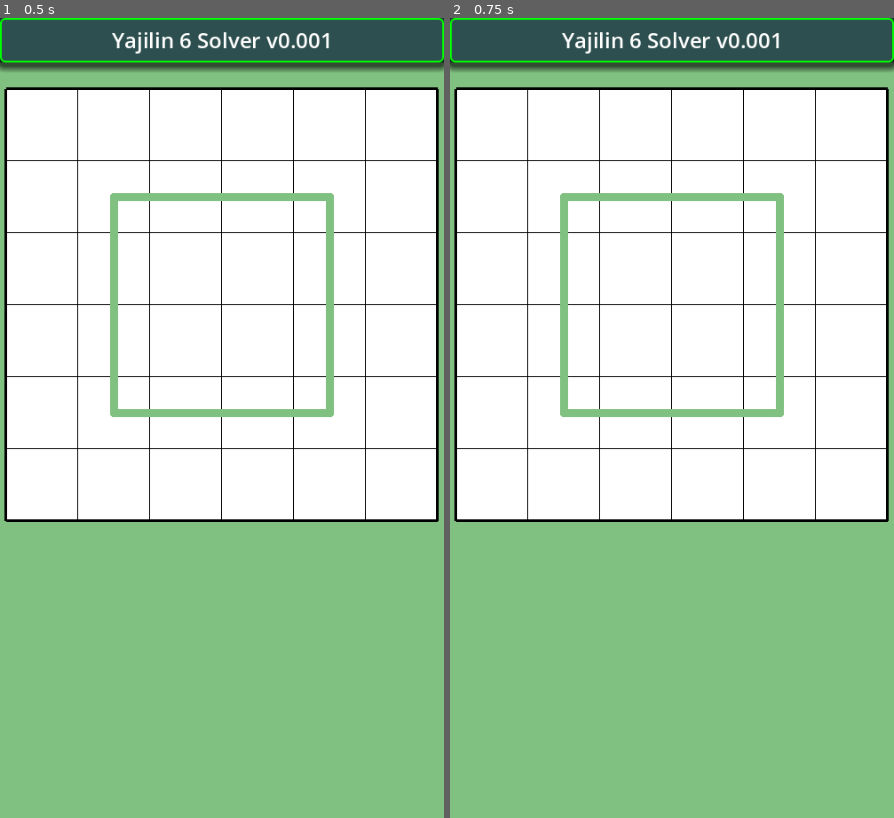
Above: before the commit, frames 1-2 (left to right).
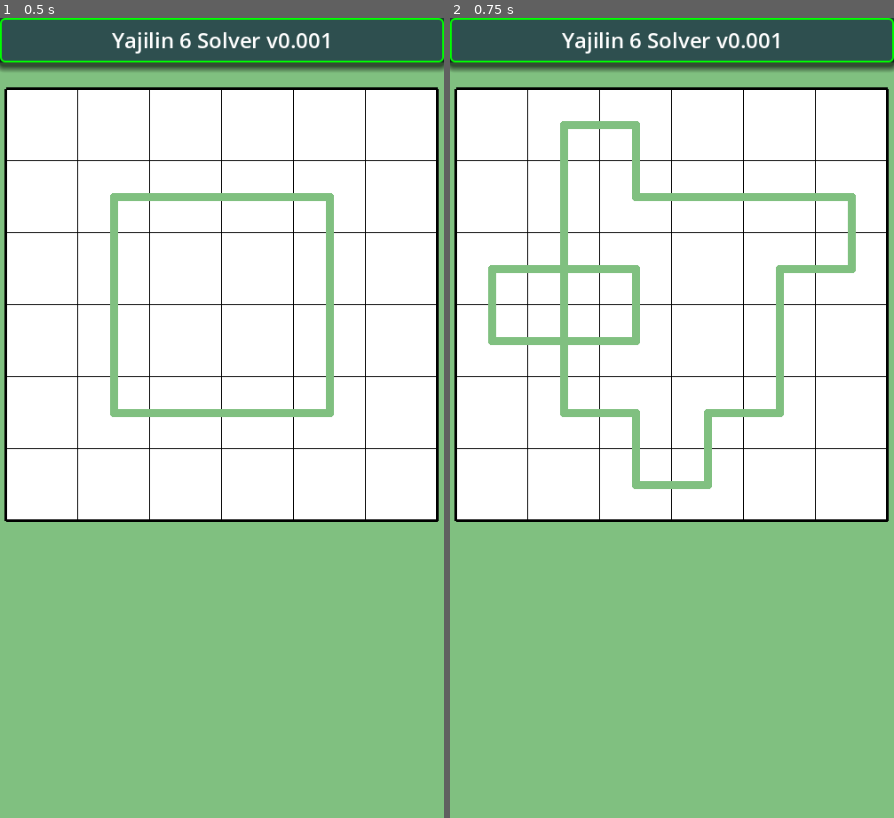
Above: after the commit, the same moments.

Repository: vivisuke/Yajilin6Solver
Game: Godot game, scene res://main.tscn
The game is run twice, just before and just after one commit, with the same random seed, the same clock (stepped at 60 frames per second) and the same inputs.
Inputs (mouse positions are in pixels of both pictures, inside the frame that each line leads up to):
- Up to frame 1 (0.5 s): no input
- Up to frame 2 (0.75 s): tap Enter at 0.5 s; move the mouse to (769, 378) at 0.52 s; click (769, 378) at 0.67 s

Frame 1 is identical in both runs. In frame 2, 2.8% of the frame differs, in the area x 8-92%, y 12-59%.

Commit message:
0010 ◎ C 02/15 02/15 0.001│ToDo│２つの線分を上下左右ひとつずらす関数実装

Diff:
--- a/Yajilin6Solver/classes/Board6x6.gd
+++ b/Yajilin6Solver/classes/Board6x6.gd
@@ -20,8 +20,9 @@
 var ary_board = []
 
 func xyToIX(x, y):		# x, y: [0, N_HORZ)
-	return x + (y+1) * ARY_HEIGHT
-
+	return x + (y+1) * ARY_WIDTH
+func is_line(ix) -> bool:
+	return ary_board[ix] > 0
 func _init():
 	ary_board.resize(ARY_SIZE)
 	make_loop()
@@ -50,7 +51,54 @@
 	ary_board[xyToIX(2, 4)] = LINE_LEFT | LINE_RIGHT
 	ary_board[xyToIX(3, 4)] = LINE_LEFT | LINE_RIGHT
 	ary_board[xyToIX(4, 4)] = LINE_LEFT | LINE_UP
-
+# ２セル縦方向ラインを右に１セルずらす
+# 前提：ary_board[ix] は空欄
+func move_line2_right(ix) -> bool:
+	#print("ix = ", ix)
+	#print(ary_board[ix+ARY_WIDTH], " ", ary_board[ix-1], " ", ary_board[ix+ARY_WIDTH-1])
+	if ary_board[ix+ARY_WIDTH] != EMPTY || !is_line(ix-1) || !is_line(ix+ARY_WIDTH-1):
+		return false
+	ary_board[ix] = LINE_LEFT | LINE_DOWN
+	ary_board[ix+ARY_WIDTH] = LINE_LEFT | LINE_UP
+	ary_board[ix-1] ^= LINE_RIGHT | LINE_DOWN
+	ary_board[ix+ARY_WIDTH-1] ^= LINE_RIGHT | LINE_UP
+	return true
+# ２セル縦方向ラインを左に１セルずらす
+# 前提：ary_board[ix] は空欄
+func move_line2_left(ix) -> bool:
+	if ary_board[ix+ARY_WIDTH] != EMPTY || !is_line(ix+1) || !is_line(ix+ARY_WIDTH+1):
+		return false
+	ary_board[ix] = LINE_RIGHT | LINE_DOWN
+	ary_board[ix+ARY_WIDTH] = LINE_RIGHT | LINE_UP
+	ary_board[ix+1] ^= LINE_LEFT | LINE_DOWN
+	ary_board[ix+ARY_WIDTH+1] ^= LINE_LEFT | LINE_UP
+	return true
+# ２セル縦方向ラインを上に１セルずらす
+# 前提：ary_board[ix] は空欄
+func move_line2_up(ix) -> bool:
+	if ary_board[ix+1] != EMPTY || !is_line(ix+ARY_WIDTH) || !is_line(ix+ARY_WIDTH+1):
+		return false
+	ary_board[ix] = LINE_RIGHT | LINE_DOWN
+	ary_board[ix+1] = LINE_LEFT | LINE_DOWN
+	ary_board[ix+ARY_WIDTH] ^= LINE_RIGHT | LINE_UP
+	ary_board[ix+ARY_WIDTH+1] ^= LINE_LEFT | LINE_UP
+	return true
+# ２セル縦方向ラインを下に１セルずらす
+# 前提：ary_board[ix] は空欄
+func move_line2_down(ix) -> bool:
+	if ary_board[ix+1] != EMPTY || !is_line(ix-ARY_WIDTH) || !is_line(ix-ARY_WIDTH+1):
+		return false
+	ary_board[ix] = LINE_RIGHT | LINE_UP
+	ary_board[ix+1] = LINE_LEFT | LINE_UP
+	ary_board[ix-ARY_WIDTH] ^= LINE_RIGHT | LINE_DOWN
+	ary_board[ix-ARY_WIDTH+1] ^= LINE_LEFT | LINE_DOWN
+	return true
+func move_line():
+	move_line2_up(xyToIX(1, 0))
+	move_line2_down(xyToIX(2, 5))
+	move_line2_left(xyToIX(0, 2))
+	move_line2_right(xyToIX(5, 1))
+	move_line2_right(xyToIX(2, 2))
 # Called when the node enters the scene tree for the first time.
 func _ready():
 	pass # Replace with function body.
--- a/Yajilin6Solver/scripts/LineLayer.gd
+++ b/Yajilin6Solver/scripts/LineLayer.gd
@@ -26,7 +26,7 @@
 @export var ary_board = []
 
 func xyToIX(x, y):		# x, y: [0, N_HORZ)
-	return x + (y+1) * ARY_HEIGHT
+	return x + (y+1) * ARY_WIDTH
 
 func _draw():
 	if !ary_board.is_empty():
--- a/Yajilin6Solver/scripts/main.gd
+++ b/Yajilin6Solver/scripts/main.gd
@@ -9,6 +9,10 @@
 	$Board/LineLayer.queue_redraw()
 	pass # Replace with function body.
 
+func _input(event):
+	if event is InputEventMouseButton && event.is_pressed():
+		bd.move_line()
+		$Board/LineLayer.queue_redraw()
 
 func _process(delta):
 	pass
Not shown, changed: Yajilin6Solver.spr
